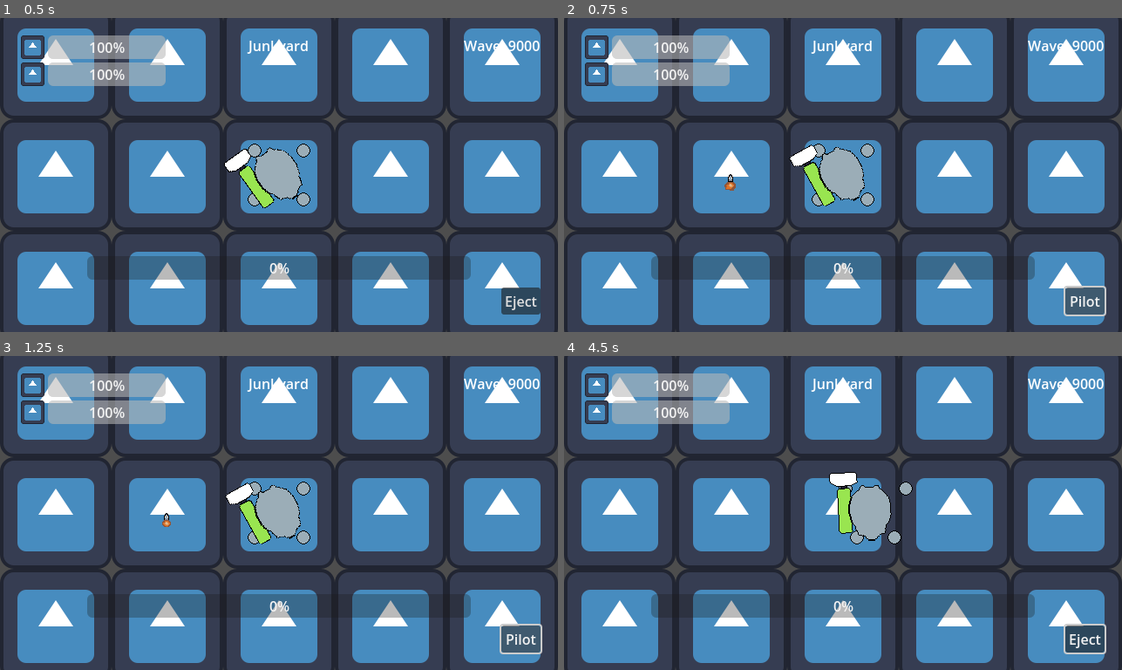
Above: before the commit, frames 1-4 (two rows, left to right).
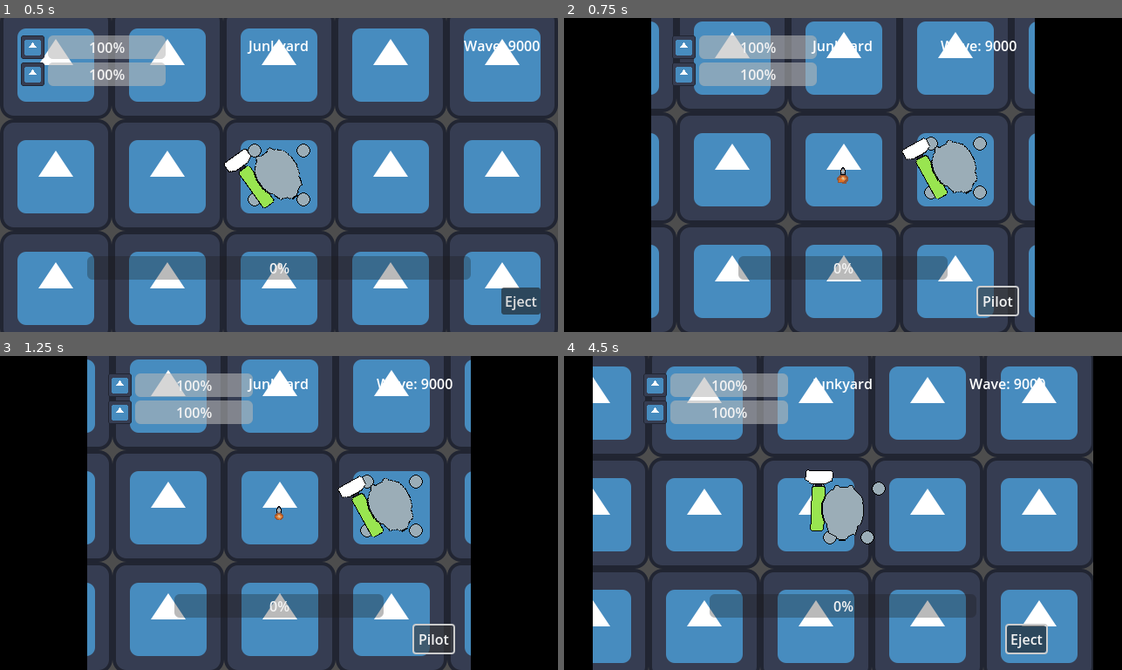
Above: after the commit, the same moments.

Repository: LaffertyDev/junkyard-brawl
Game: Godot game, scene res://src/game.tscn
Same seed, same stepped clock (60 frames per second), same inputs: the game is played once before the commit and once after it. The engine's default icon, where the game draws it, is replaced by a stand-in: a white triangle on a blue panel in a dark square.
Inputs (mouse positions are in pixels of both pictures, inside the frame that each line leads up to):
- Up to frame 1 (0.5 s): no input
- Up to frame 2 (0.75 s): click "Eject" at 0.5 s
- Up to frame 3 (1.25 s): no input
- Up to frame 4 (4.5 s): click "Pilot" at 1.25 s; move the mouse to (965, 497) at 2.02 s; hold D (move_right) 2.03-2.78 s; hold Space (action_primary) 2.03-2.78 s; move the mouse to (731, 528) at 2.77 s; hold S (move_backward) 2.78-3.53 s; tap Space (action_primary) at 2.85, 4.35 s; move the mouse to (898, 443) at 3.52 s; hold D (move_right) 3.53-4.28 s; hold Space (action_primary) 3.53-4.28 s; move the mouse to (815, 575) at 4.27 s; hold W (move_forward) from 4.28 s (still down)

Frame 1 is identical in both runs. In frame 2, 55% of the frame differs, in the area x 0-100%, y 0-100%; in frame 3, 55%; in frame 4, 53%.

Commit message:
add camera basics

Diff:
--- a/src/Characters/Freek/States/FreekState.gd
+++ b/src/Characters/Freek/States/FreekState.gd
@@ -4,7 +4,7 @@
 const MOVE = "Move"
 const PILOTING = "Piloting"
 
-const FREEK_MOVE_SPEED = 150
+const FREEK_MOVE_SPEED = 200
 
 var freek_player: Freek
 
--- a/src/Characters/Freek/States/piloting.gd
+++ b/src/Characters/Freek/States/piloting.gd
@@ -2,6 +2,7 @@
 
 func enter(_previous_state_path: String, _data := {}) -> void:
 	freek_player.hide()
+	freek_player._freek_camera.enabled = false
 
 func update(_delta: float) -> void:
 	if PlayerState.current_pilot_state == Enums.PilotState.Ejected:
@@ -9,3 +10,4 @@
 
 func exit():
 	freek_player.show()
+	freek_player._freek_camera.enabled = true
--- a/src/Characters/Freek/freek.gd
+++ b/src/Characters/Freek/freek.gd
@@ -2,3 +2,6 @@
 
 @warning_ignore("unused_private_class_variable")
 @onready var _freek_sprites: AnimatedSprite2D = %freek_sprites
+
+@warning_ignore("unused_private_class_variable")
+@onready var _freek_camera: Camera2D = %FreekCamera
--- a/src/Characters/Freek/freek.tscn
+++ b/src/Characters/Freek/freek.tscn
@@ -12,7 +12,6 @@
 height = 18.0
 
 [node name="Freek" type="CharacterBody2D"]
-visible = false
 script = ExtResource("1_r4tme")
 
 [node name="CollisionShape2D" type="CollisionShape2D" parent="."]
@@ -35,3 +34,14 @@
 
 [node name="Move" type="Node" parent="Node"]
 script = ExtResource("5_t3prf")
+
+[node name="FreekCamera" type="Camera2D" parent="."]
+unique_name_in_owner = true
+enabled = false
+position_smoothing_enabled = true
+drag_horizontal_enabled = true
+drag_vertical_enabled = true
+drag_left_margin = 0.1
+drag_top_margin = 0.15
+drag_right_margin = 0.1
+drag_bottom_margin = 0.15
--- a/src/Characters/Max/States/move_unpowered.gd
+++ b/src/Characters/Max/States/move_unpowered.gd
@@ -2,8 +2,12 @@
 
 func enter(_previous_state_path: String, _data := {}) -> void:
 	# TODO - play animation
+	max_player._max_camera.enabled = false
 	pass
 
 func update(_delta: float) -> void:
 	if PlayerState.current_pilot_state == Enums.PilotState.Piloting:
 		finished.emit(MOVE_IDLE)
+
+func exit() -> void:
+	max_player._max_camera.enabled = true
--- a/src/Characters/Max/max.gd
+++ b/src/Characters/Max/max.gd
@@ -8,6 +8,8 @@
 @onready var _leg_top_left: Node2D = %leg_top_left
 @warning_ignore("unused_private_class_variable")
 @onready var _leg_top_right: Node2D = %leg_top_right
+@warning_ignore("unused_private_class_variable")
+@onready var _max_camera: Camera2D = %MaxCamera
 @onready var _torso: Node2D = %max_torso
 @onready var _hammer: AnimatedSprite2D = %max_hammer
 
--- a/src/Characters/Max/max.tscn
+++ b/src/Characters/Max/max.tscn
@@ -74,3 +74,6 @@
 
 [node name="Move_Unpowered" type="Node" parent="MovementState"]
 script = ExtResource("10_f18k6")
+
+[node name="MaxCamera" type="Camera2D" parent="."]
+unique_name_in_owner = true
--- a/src/HUD.tscn
+++ b/src/HUD.tscn
@@ -1,7 +1,8 @@
-[gd_scene load_steps=3 format=3 uid="uid://tr3eddb5yvvm"]
+[gd_scene load_steps=4 format=3 uid="uid://tr3eddb5yvvm"]
 
 [ext_resource type="Script" path="res://src/hud.gd" id="1_a40xm"]
 [ext_resource type="Texture2D" uid="uid://cqru1roa5q72x" path="res://src/icon.svg" id="1_sw2bd"]
+[ext_resource type="Theme" uid="uid://c3xglhnien5t5" path="res://src/UI/hud_theme.tres" id="2_ck4kv"]
 
 [node name="Hud" type="Control"]
 layout_mode = 3
@@ -12,7 +13,28 @@
 grow_vertical = 2
 script = ExtResource("1_a40xm")
 
-[node name="MarginContainer" type="MarginContainer" parent="."]
+[node name="Left_Pillarbox" type="Panel" parent="."]
+unique_name_in_owner = true
+layout_mode = 1
+anchors_preset = 9
+anchor_bottom = 1.0
+grow_vertical = 2
+theme = ExtResource("2_ck4kv")
+
+[node name="Right_Pillarbox" type="Panel" parent="."]
+unique_name_in_owner = true
+layout_mode = 1
+anchors_preset = 11
+anchor_left = 1.0
+anchor_right = 1.0
+anchor_bottom = 1.0
+grow_horizontal = 0
+grow_vertical = 2
+scale = Vector2(-1, 1)
+theme = ExtResource("2_ck4kv")
+
+[node name="GuiPanelMargin" type="MarginContainer" parent="."]
+unique_name_in_owner = true
 layout_mode = 1
 anchors_preset = 15
 anchor_right = 1.0
@@ -24,15 +46,15 @@
 theme_override_constants/margin_right = 20
 theme_override_constants/margin_bottom = 20
 
-[node name="HBoxContainer" type="HBoxContainer" parent="MarginContainer"]
+[node name="HBoxContainer" type="HBoxContainer" parent="GuiPanelMargin"]
 layout_mode = 2
 size_flags_vertical = 0
 
-[node name="Control" type="Control" parent="MarginContainer/HBoxContainer"]
+[node name="Control" type="Control" parent="GuiPanelMargin/HBoxContainer"]
 layout_mode = 2
 size_flags_horizontal = 3
 
-[node name="VBoxContainer" type="VBoxContainer" parent="MarginContainer/HBoxContainer/Control"]
+[node name="VBoxContainer" type="VBoxContainer" parent="GuiPanelMargin/HBoxContainer/Control"]
 layout_mode = 2
 offset_left = 4.0
 offset_right = 170.0
@@ -40,50 +62,50 @@
 size_flags_horizontal = 2
 size_flags_vertical = 0
 
-[node name="MaxContainer" type="HBoxContainer" parent="MarginContainer/HBoxContainer/Control/VBoxContainer"]
+[node name="MaxContainer" type="HBoxContainer" parent="GuiPanelMargin/HBoxContainer/Control/VBoxContainer"]
 layout_mode = 2
 
-[node name="MaxIcon" type="TextureRect" parent="MarginContainer/HBoxContainer/Control/VBoxContainer/MaxContainer"]
+[node name="MaxIcon" type="TextureRect" parent="GuiPanelMargin/HBoxContainer/Control/VBoxContainer/MaxContainer"]
 layout_mode = 2
 texture = ExtResource("1_sw2bd")
 expand_mode = 3
 
-[node name="Max_Health" type="ProgressBar" parent="MarginContainer/HBoxContainer/Control/VBoxContainer/MaxContainer"]
+[node name="Max_Health" type="ProgressBar" parent="GuiPanelMargin/HBoxContainer/Control/VBoxContainer/MaxContainer"]
 layout_mode = 2
 size_flags_horizontal = 3
 value = 100.0
 
-[node name="FreekContainer" type="HBoxContainer" parent="MarginContainer/HBoxContainer/Control/VBoxContainer"]
+[node name="FreekContainer" type="HBoxContainer" parent="GuiPanelMargin/HBoxContainer/Control/VBoxContainer"]
 layout_mode = 2
 
-[node name="Freekicon" type="TextureRect" parent="MarginContainer/HBoxContainer/Control/VBoxContainer/FreekContainer"]
+[node name="Freekicon" type="TextureRect" parent="GuiPanelMargin/HBoxContainer/Control/VBoxContainer/FreekContainer"]
 layout_mode = 2
 texture = ExtResource("1_sw2bd")
 expand_mode = 3
 
-[node name="Freek_Health" type="ProgressBar" parent="MarginContainer/HBoxContainer/Control/VBoxContainer/FreekContainer"]
+[node name="Freek_Health" type="ProgressBar" parent="GuiPanelMargin/HBoxContainer/Control/VBoxContainer/FreekContainer"]
 layout_mode = 2
 size_flags_horizontal = 3
 value = 100.0
 
-[node name="LabelArea" type="Label" parent="MarginContainer/HBoxContainer"]
+[node name="LabelArea" type="Label" parent="GuiPanelMargin/HBoxContainer"]
 layout_mode = 2
 size_flags_horizontal = 3
 size_flags_vertical = 1
 text = "Junkyard"
 horizontal_alignment = 1
 
-[node name="LabelScore" type="Label" parent="MarginContainer/HBoxContainer"]
+[node name="LabelScore" type="Label" parent="GuiPanelMargin/HBoxContainer"]
 layout_mode = 2
 size_flags_horizontal = 3
 size_flags_vertical = 1
 text = "Wave: 9000"
 horizontal_alignment = 2
 
-[node name="Control" type="Control" parent="MarginContainer"]
+[node name="Control" type="Control" parent="GuiPanelMargin"]
 layout_mode = 2
 
-[node name="MarginContainer" type="MarginContainer" parent="MarginContainer/Control"]
+[node name="MarginContainer" type="MarginContainer" parent="GuiPanelMargin/Control"]
 layout_mode = 1
 anchors_preset = 12
 anchor_top = 1.0
@@ -96,14 +118,14 @@
 theme_override_constants/margin_right = 80
 theme_override_constants/margin_bottom = 40
 
-[node name="ProgressBar" type="ProgressBar" parent="MarginContainer/Control/MarginContainer"]
+[node name="ProgressBar" type="ProgressBar" parent="GuiPanelMargin/Control/MarginContainer"]
 layout_mode = 2
 size_flags_vertical = 8
 
-[node name="Control2" type="Control" parent="MarginContainer"]
+[node name="Control2" type="Control" parent="GuiPanelMargin"]
 layout_mode = 2
 
-[node name="ButtonEject" type="Button" parent="MarginContainer/Control2"]
+[node name="ButtonEject" type="Button" parent="GuiPanelMargin/Control2"]
 unique_name_in_owner = true
 layout_mode = 1
 anchors_preset = 3
@@ -119,4 +141,9 @@
 size_flags_vertical = 8
 text = "Eject"
 
-[connection signal="pressed" from="MarginContainer/Control2/ButtonEject" to="." method="_on_button_eject_pressed"]
+[node name="BoxContainer" type="BoxContainer" parent="."]
+layout_mode = 0
+offset_right = 40.0
+offset_bottom = 40.0
+
+[connection signal="pressed" from="GuiPanelMargin/Control2/ButtonEject" to="." method="_on_button_eject_pressed"]
--- /dev/null
+++ b/src/UI/hud_theme.tres
@@ -0,0 +1,8 @@
+[gd_resource type="Theme" load_steps=2 format=3 uid="uid://c3xglhnien5t5"]
+
+[sub_resource type="StyleBoxFlat" id="StyleBoxFlat_1ta1l"]
+bg_color = Color(0, 0, 0, 1)
+corner_detail = 1
+
+[resource]
+Panel/styles/panel = SubResource("StyleBoxFlat_1ta1l")
--- a/src/camera.gd
+++ /dev/null
@@ -1,13 +0,0 @@
-extends Camera2D
-
-
-# Called when the node enters the scene tree for the first time.
-func _ready() -> void:
-	pass # Replace with function body.
-
-
-# Called every frame. 'delta' is the elapsed time since the previous frame.
-func _process(_delta: float) -> void:
-	# get active person
-	# follow them
-	pass
--- a/src/game.tscn
+++ b/src/game.tscn
@@ -1,9 +1,8 @@
-[gd_scene load_steps=6 format=3 uid="uid://btutvf1fatmwy"]
+[gd_scene load_steps=5 format=3 uid="uid://btutvf1fatmwy"]
 
 [ext_resource type="PackedScene" uid="uid://8d0tvl7vuu6" path="res://src/Arena.tscn" id="1_len5e"]
 [ext_resource type="PackedScene" uid="uid://c7rfvjpqsmeb8" path="res://src/Characters/Max/max.tscn" id="1_x8fa0"]
 [ext_resource type="PackedScene" uid="uid://bog6h6vlxchda" path="res://src/Characters/Freek/freek.tscn" id="2_px2hi"]
-[ext_resource type="Script" path="res://src/camera.gd" id="3_vnnr5"]
 [ext_resource type="PackedScene" uid="uid://tr3eddb5yvvm" path="res://src/HUD.tscn" id="4_5g130"]
 
 [node name="Node2D" type="Node2D"]
@@ -15,9 +14,6 @@
 [node name="Freek" parent="." instance=ExtResource("2_px2hi")]
 position = Vector2(-129, 8)
 
-[node name="Camera2D" type="Camera2D" parent="."]
-script = ExtResource("3_vnnr5")
-
 [node name="CanvasLayer" type="CanvasLayer" parent="."]
 
 [node name="Hud" parent="CanvasLayer" instance=ExtResource("4_5g130")]
--- a/src/hud.gd
+++ b/src/hud.gd
@@ -1,6 +1,11 @@
 extends Control
 
 @onready var _eject_button: Button = %ButtonEject
+@onready var _margin_container: MarginContainer = %GuiPanelMargin
+@onready var _left_pillarbox: Panel = %Left_Pillarbox
+@onready var _right_pillarbox: Panel = %Right_Pillarbox
+
+var ui_tween: Tween
 
 # Called when the node enters the scene tree for the first time.
 func _ready() -> void:
@@ -15,6 +20,34 @@
 	if PlayerState.current_pilot_state == Enums.PilotState.Ejected:
 		_eject_button.text = "Eject"
 		PlayerState.SetPilotState(Enums.PilotState.Piloting)
+		animate_scene_swap(false)
+
+
 	elif PlayerState.current_pilot_state == Enums.PilotState.Piloting:
 		_eject_button.text = "Pilot"
 		PlayerState.SetPilotState(Enums.PilotState.Ejected)
+		animate_scene_swap(true)
+
+
+func animate_scene_swap(show_ui: bool) -> void:
+	if ui_tween:
+		ui_tween.kill()
+
+	ui_tween = get_tree().create_tween()
+	ui_tween.set_parallel(true)
+	if show_ui:
+		ui_tween.tween_method(set_margin_left, 20, 120, 0.1)
+		ui_tween.tween_method(set_margin_right, 20, 120, 0.1)
+		ui_tween.tween_property(_left_pillarbox, "size:x", 100, 0.1)
+		ui_tween.tween_property(_right_pillarbox, "size:x", 100, 0.1)
+	else:
+		ui_tween.tween_method(set_margin_left, 120, 20, 0.2)
+		ui_tween.tween_method(set_margin_right, 120, 20, 0.2)
+		ui_tween.tween_property(_left_pillarbox, "size:x", 0, 0.1)
+		ui_tween.tween_property(_right_pillarbox, "size:x", 0, 0.1)
+
+func set_margin_left(val):
+	_margin_container.add_theme_constant_override("margin_left", val)
+
+func set_margin_right(val):
+	_margin_container.add_theme_constant_override("margin_right", val)
Not shown, changed: todo.md
